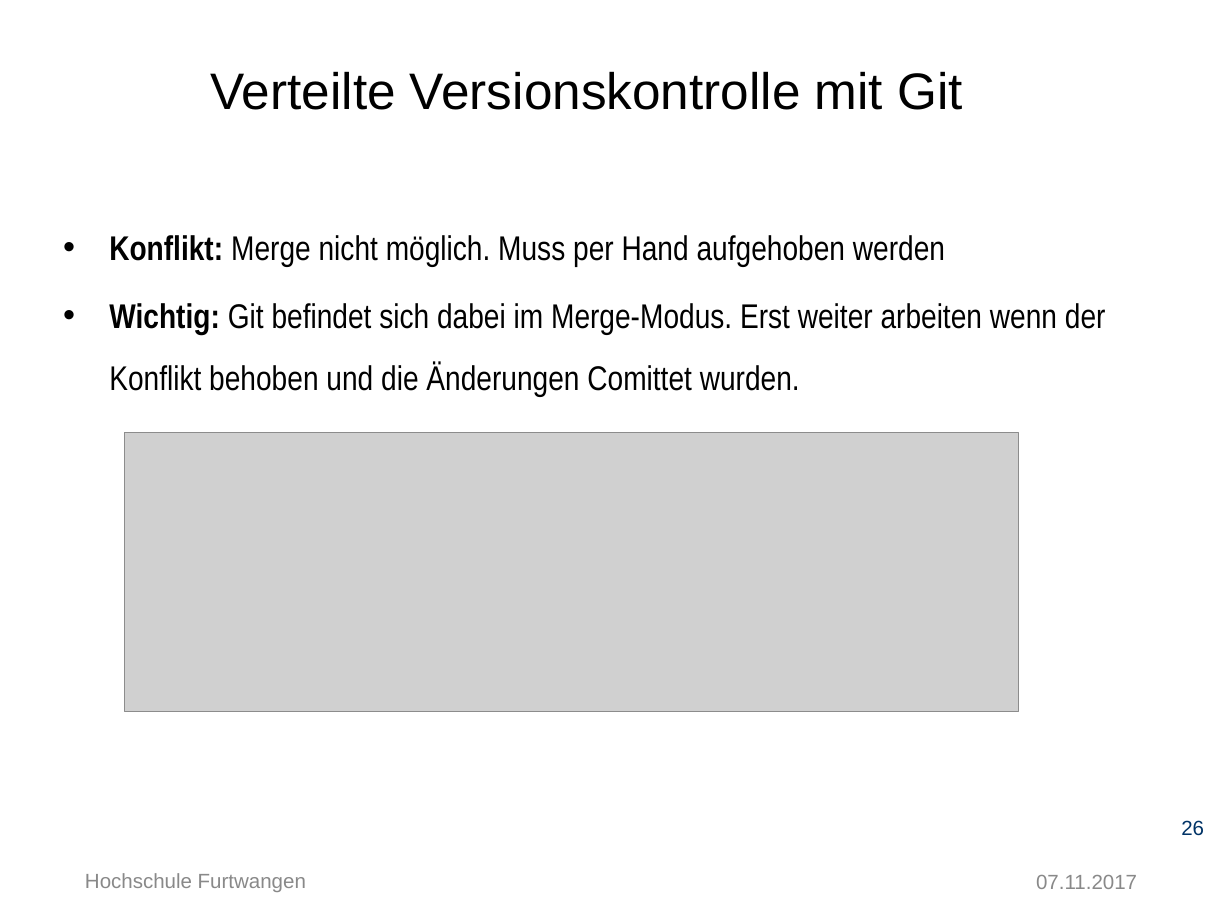
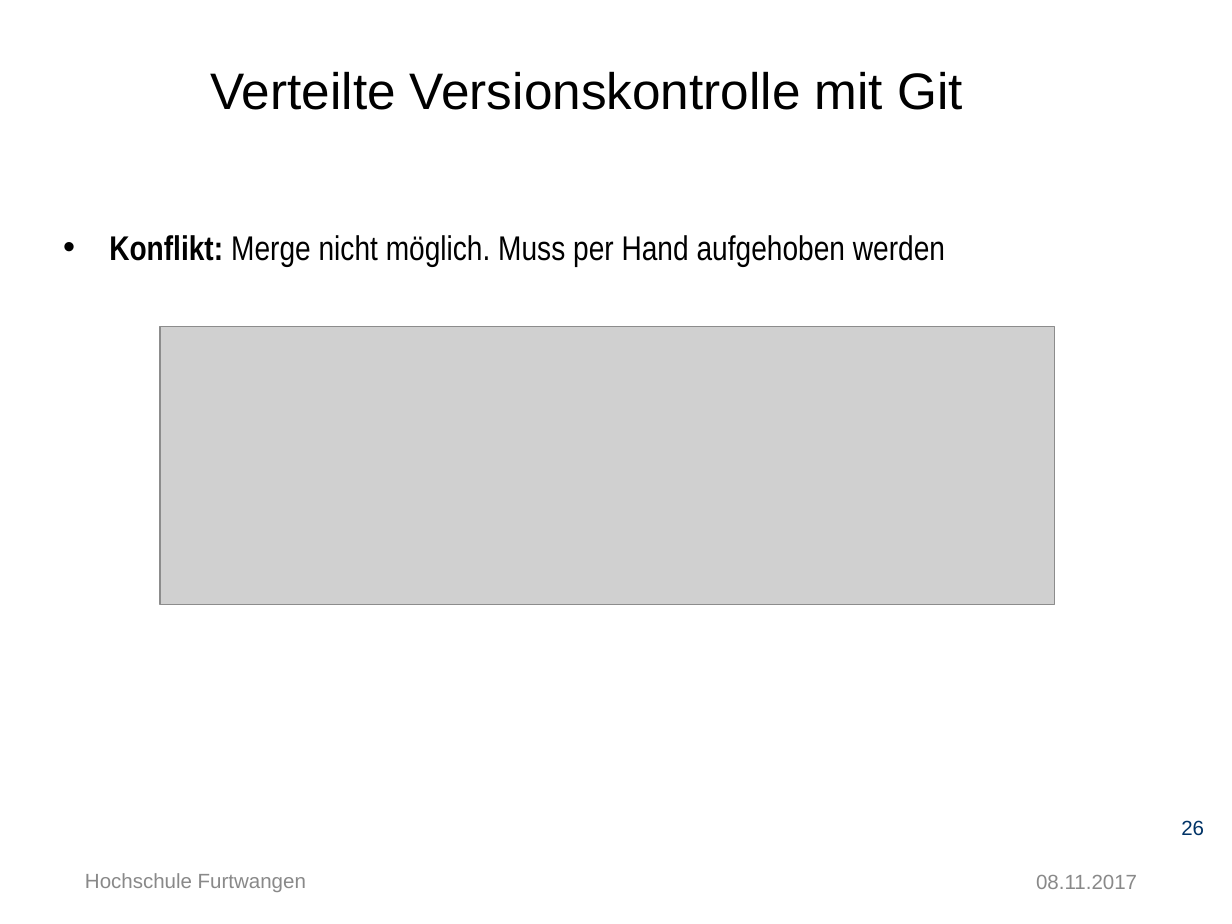
Before and after one commit to Ertugrul-Furtwangen/Erti, a slide deck: slide 26 of Thesis-Präsentation.pptx. Drawn at 1232x924 pixels with LibreOffice and Linux fonts; fonts in the diff are those of the drawing; grey boxes stand for pictures; background and template pictures are left out. Boxes give left, top, right and bottom in pixels: in the first picture for what was removed or moved away, otherwise in the second. Text is boxed around its words. In the diff, an @@ line names an element or a change of style, - is before the commit and + after.

```diff
--- a/Thesis-Präsentation.pptx
+++ b/Thesis-Präsentation.pptx
@@ text at [109,303,1106,397]: paragraph removed @@
-• Wichtig: Git befindet sich dabei im Merge-Modus. Erst weiter arbeiten wenn der Konflikt behoben und die Änderungen Comittet wurden.
@@ picture: place and size @@
-picture at [124,432,1019,711]
+picture at [160,326,1055,605]
@@ text at [1036,875,1137,889]: text changed @@
-07.11.2017
+08.11.2017
```
Also in this commit, not shown: 25 other slides changed, 4 slides added.
